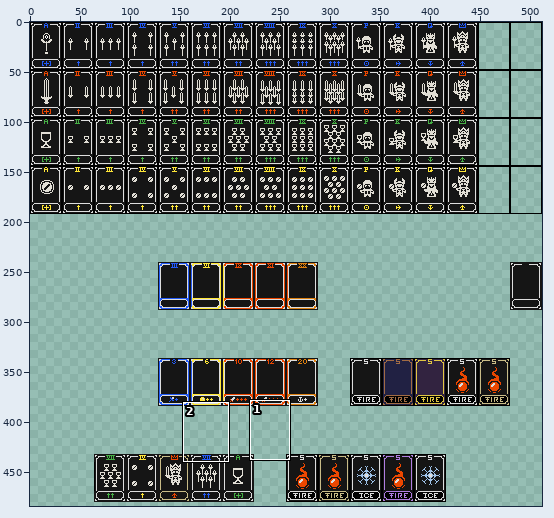
Two versions of one pixel-art file, DeathBros/Assets/Sprites/Aseprite/tarot concepts.aseprite. The first picture is a wide view before the edit; the outline marks the close-up.
Close-up. Old version:
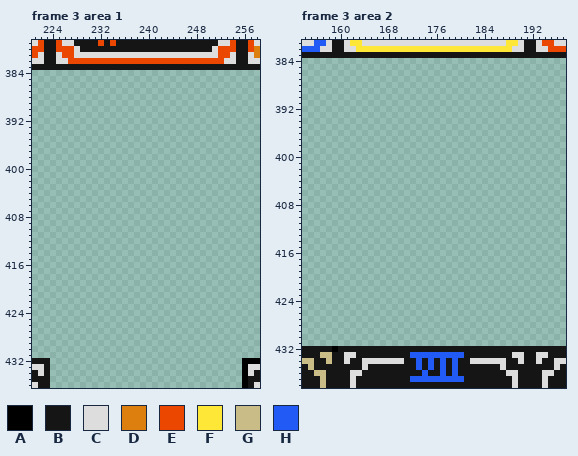
512x512 pixels, 3 frames. Shown: frame 3 area 1: x 221..258, y 379..436; frame 3 area 2: x 154..197, y 381..438. The wide view leaves out empty margins. The commit also changed other frames or places, which this record leaves out.
Palette (. is transparent): A #000000  B #151515  C #dddddd  D #dc7f0f  E #ec4700  F #ffe737  G #c9bc87  H #225af6
Pixels before, frame 3 area 1, first column x 221:
379 CEBBECCBBBBEBEBBBBBBBBBBBBBBBBBCCEBBEC
380 EEBBEEECBBBBBBBBBBBBBBBBBBBBBBCEEEBBED
381 ECBBCEECCCCCCCCCCCCCCCCCCCCCCCCEECBBCD
382 CCBBCCEEEEEEEEEEEEEEEEEEEEEEEEEECCBBCC
383 BBBBBBBBBBBBBBBBBBBBBBBBBBBBBBBBBBBBBB
384 ......................................
385 ......................................
386 ......................................
387 ......................................
388 ......................................
389 ......................................
390 ......................................
391 ......................................
392 ......................................
393 ......................................
394 ......................................
395 ......................................
396 ......................................
397 ......................................
398 ......................................
399 ......................................
400 ......................................
401 ......................................
402 ......................................
403 ......................................
404 ......................................
405 ......................................
406 ......................................
407 ......................................
408 ......................................
409 ......................................
410 ......................................
411 ......................................
412 ......................................
413 ......................................
414 ......................................
415 ......................................
416 ......................................
417 ......................................
418 ......................................
419 ......................................
420 ......................................
421 ......................................
422 ......................................
423 ......................................
424 ......................................
425 ......................................
426 ......................................
427 ......................................
428 ......................................
429 ......................................
430 ......................................
431 ......................................
432 BBB................................AAA
433 CCB................................ACC
434 BCB................................ACB
435 BBB................................ABB
436 CBB................................ABC
Pixels before, frame 3 area 2 (only the part around the change), first column x 154:
381 CCHHCBBCFFCCCCCCCCCCCCCCCCCCCCCCCCFFCBBCEECC
382 HHHCCBBCCFFFFFFFFFFFFFFFFFFFFFFFFFFCCBBCCEEE
383 BBBBBBBBBBBBBBBBBBBBBBBBBBBBBBBBBBBBBBBBBBBB
384 ............................................
385 ............................................
386 ............................................
387 ............................................
388 ............................................
389 ............................................
390 ............................................
391 ............................................
392 ............................................
393 ............................................
394 ............................................
395 ............................................
396 ............................................
397 ............................................
398 ............................................
399 ............................................
400 ............................................
401 ............................................
402 ............................................
403 ............................................
404 ............................................
405 ............................................
406 ............................................
407 ............................................
408 ............................................
409 ............................................
410 ............................................
411 ............................................
412 ............................................
413 ............................................
414 ............................................
415 ............................................
416 ............................................
417 ............................................
418 ............................................
419 ............................................
420 ............................................
421 ............................................
422 ............................................
423 ............................................
424 ............................................
425 ............................................
426 ............................................
427 ............................................
428 ............................................
429 ............................................
430 ............................................
431 ............................................
432 BBBBBABBBBBBBBBBBBBBBBBBBBBBBBBBBBBBBBBBBBBB
433 BBBGGBBCCBBBBBBBBBHHHHHHHHHBBBBBBBBCCBBCCBBB
434 GGBBGBBCBBCCCCCCCBBHBHBHBHBBCCCCCCBBCBBCBBCC
435 BGBBBBBBBBCBBBBBBBBHBHBHBHBBBBBBBCBBBBBBBBCB
The result:
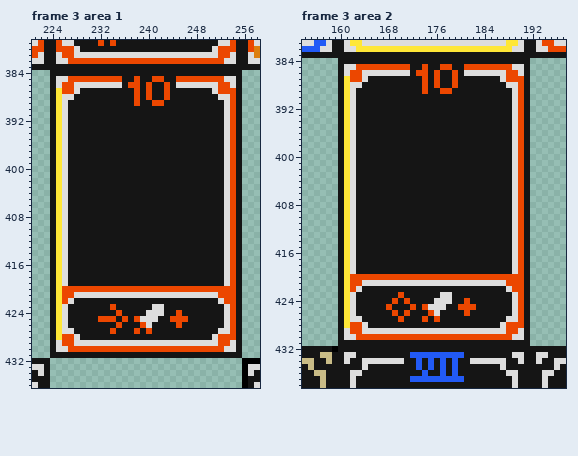
The exact change:
Frame 3 area 1:
y 384: x 224..255 ................................ -> BBBBBBBBBBBBBBBBBBBBBBBBBBBBBBBB
y 385: x 224..255 ................................ -> BCCEEEEEEEEEBBEBBEEBBEEEEEEEECCB
y 386: x 224..255 ................................ -> BCEECCCCCCCCBEEBEBBEBCCCCCCCEECB
y 387: x 224..255 ................................ -> BFEECBBBBBBBBBEBEBBEBBBBBBBCEEEB
y 388: x 224..255 ................................ -> BFCCBBBBBBBBBBEBEBBEBBBBBBBBCCEB
y 389: x 224..255 ................................ -> BFCBBBBBBBBBBBEBBEEBBBBBBBBBBCEB
y 390..419: x 224..255 ................................ -> BFCBBBBBBBBBBBBBBBBBBBBBBBBBBCEB
y 420: x 224..255 ................................ -> BFEEEEEEEEEEEEEEEEEEEEEEEEEEEEEB
y 421: x 224..255 ................................ -> BFEECCCCCCCCCCCCCCCCCCCCCCCCEEEB
y 422: x 224..255 ................................ -> BFECBBBBBBBBBBBBBBBBBBBBBBBBCEEB
y 423: x 224..255 ................................ -> BFCBBBBBBBEBBBBBBCCBBBBBBBBBBCEB
y 424: x 224..255 ................................ -> BFCBBBBBBBBEBBBBCCCBBEBBBBBBBCEB
y 425: x 224..255 ................................ -> BFCBBBBBEEEBEBECCCBBEEEBBBBBBCEB
y 426: x 224..255 ................................ -> BFCBBBBBBBBEBBBECBBBBEBBBBBBBCEB
y 427: x 224..255 ................................ -> BFCCBBBBBBEBBBEBEBBBBBBBBBBBCCEB
y 428: x 224..255 ................................ -> BFEECBBBBBBBBBBBBBBBBBBBBBBCEEEB
y 429: x 224..255 ................................ -> BCEECCCCCCCCCCCCCCCCCCCCCCCCEECB
y 430: x 224..255 ................................ -> BCCEEEEEEEEEEEEEEEEEEEEEEEEEECCB
y 431: x 224..255 ................................ -> BBBBBBBBBBBBBBBBBBBBBBBBBBBBBBBB
Frame 3 area 2:
y 384: x 160..191 ................................ -> BBBBBBBBBBBBBBBBBBBBBBBBBBBBBBBB
y 385: x 160..191 ................................ -> BCCEEEEEEEEEBBEBBEEBBEEEEEEEECCB
y 386: x 160..191 ................................ -> BCEECCCCCCCCBEEBEBBEBCCCCCCCEECB
y 387: x 160..191 ................................ -> BFEECBBBBBBBBBEBEBBEBBBBBBBCEEEB
y 388: x 160..191 ................................ -> BFCCBBBBBBBBBBEBEBBEBBBBBBBBCCEB
y 389: x 160..191 ................................ -> BFCBBBBBBBBBBBEBBEEBBBBBBBBBBCEB
y 390..419: x 160..191 ................................ -> BFCBBBBBBBBBBBBBBBBBBBBBBBBBBCEB
y 420: x 160..191 ................................ -> BFEEEEEEEEEEEEEEEEEEEEEEEEEEEEEB
y 421: x 160..191 ................................ -> BFEECCCCCCCCCCCCCCCCCCCCCCCCEEEB
y 422: x 160..191 ................................ -> BFECBBBBBBBBBBBBBBBBBBBBBBBBCEEB
y 423: x 160..191 ................................ -> BFCBBBBBBBEBBBBBBCCBBBBBBBBBBCEB
y 424: x 160..191 ................................ -> BFCBBBBBBEBEBBBBCCCBBEBBBBBBBCEB
y 425: x 160..191 ................................ -> BFCBBBBBEBBBEBECCCBBEEEBBBBBBCEB
y 426: x 160..191 ................................ -> BFCBBBBBBEBEBBBECBBBBEBBBBBBBCEB
y 427: x 160..191 ................................ -> BFCCBBBBBBEBBBEBEBBBBBBBBBBBCCEB
y 428: x 160..191 ................................ -> BFEECBBBBBBBBBBBBBBBBBBBBBBCEEEB
y 429: x 160..191 ................................ -> BCEECCCCCCCCCCCCCCCCCCCCCCCCEECB
y 430: x 160..191 ................................ -> BCCEEEEEEEEEEEEEEEEEEEEEEEEEECCB
y 431: x 160..191 ................................ -> BBBBBBBBBBBBBBBBBBBBBBBBBBBBBBBB
Changed places in both close-ups, as pixel boxes (x1, y1, x2, y2):
added: (50, 70, 242, 358)
added: (338, 58, 530, 346)
